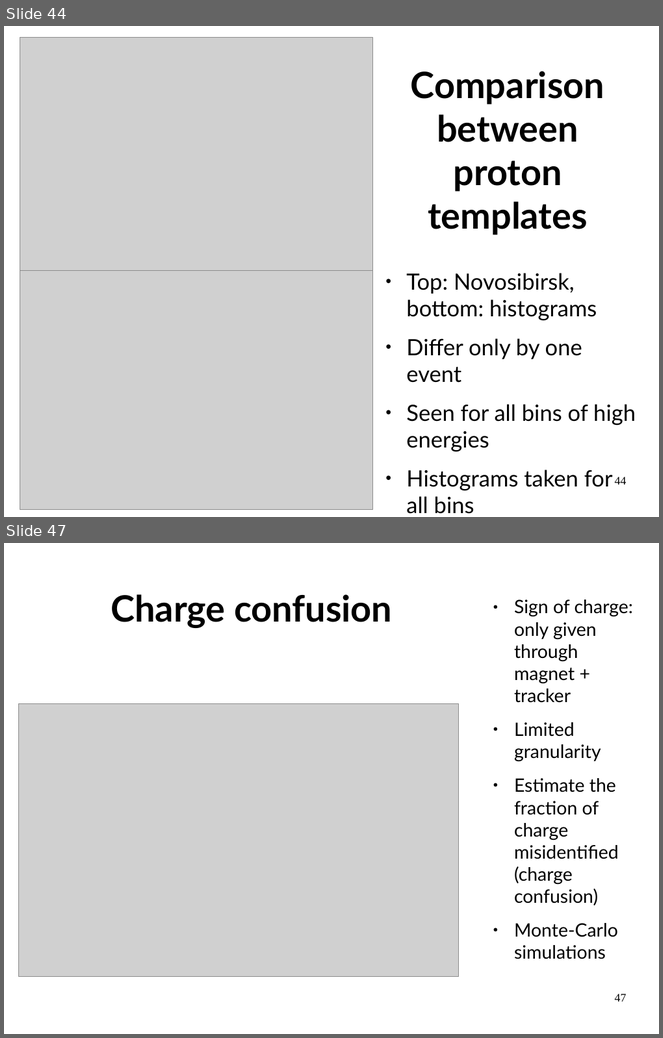
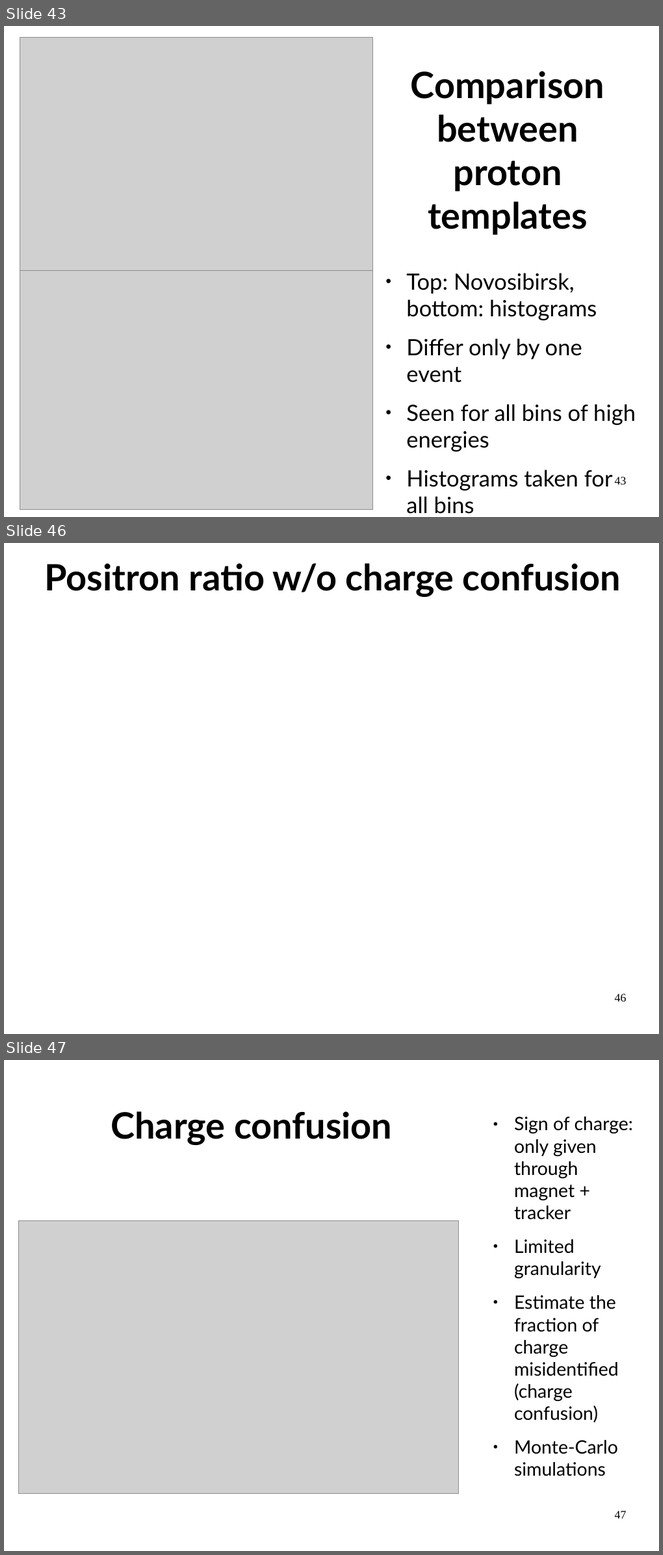
Before and after one commit to LBasara/LBasara.github.io, a slide deck: Defense.odp. Shown one above the other, each under a label of ours: slides 44 and 47 before the commit, slides 43, 46 and 47 after it; the slides between them are not shown. The pictures are 663x1038 and 663x1555 pixels, drawn with LibreOffice and Linux fonts; fonts in the diff are those of the drawing; grey boxes stand for pictures; background and template pictures are left out. Boxes give left, top, right and bottom in pixels: in the first picture for what was removed or moved away, otherwise in the second. Text is boxed around its words. In the diff, an @@ line names an element or a change of style, - is before the commit and + after.

```diff
--- a/Defense.odp
+++ b/Defense.odp
@@ slide 46 added at bbox=[4, 543, 659, 1034], background picture (left out) @@
@@ title added at bbox=[45, 563, 621, 597], 44 pt, text #000000, bold @@
+Positron ratio w/o charge confusion
@@ page number added at bbox=[615, 994, 627, 1002], 14 pt, text #000000 @@
+46
@@ what was slide 44 is now slide 43 @@
@@ page number at bbox=[615, 477, 627, 485]: text changed @@
-44
+43
```
Also in this commit, not shown: 15 slides changed, 3 other slides added, 4 slides removed, 43 other files.
